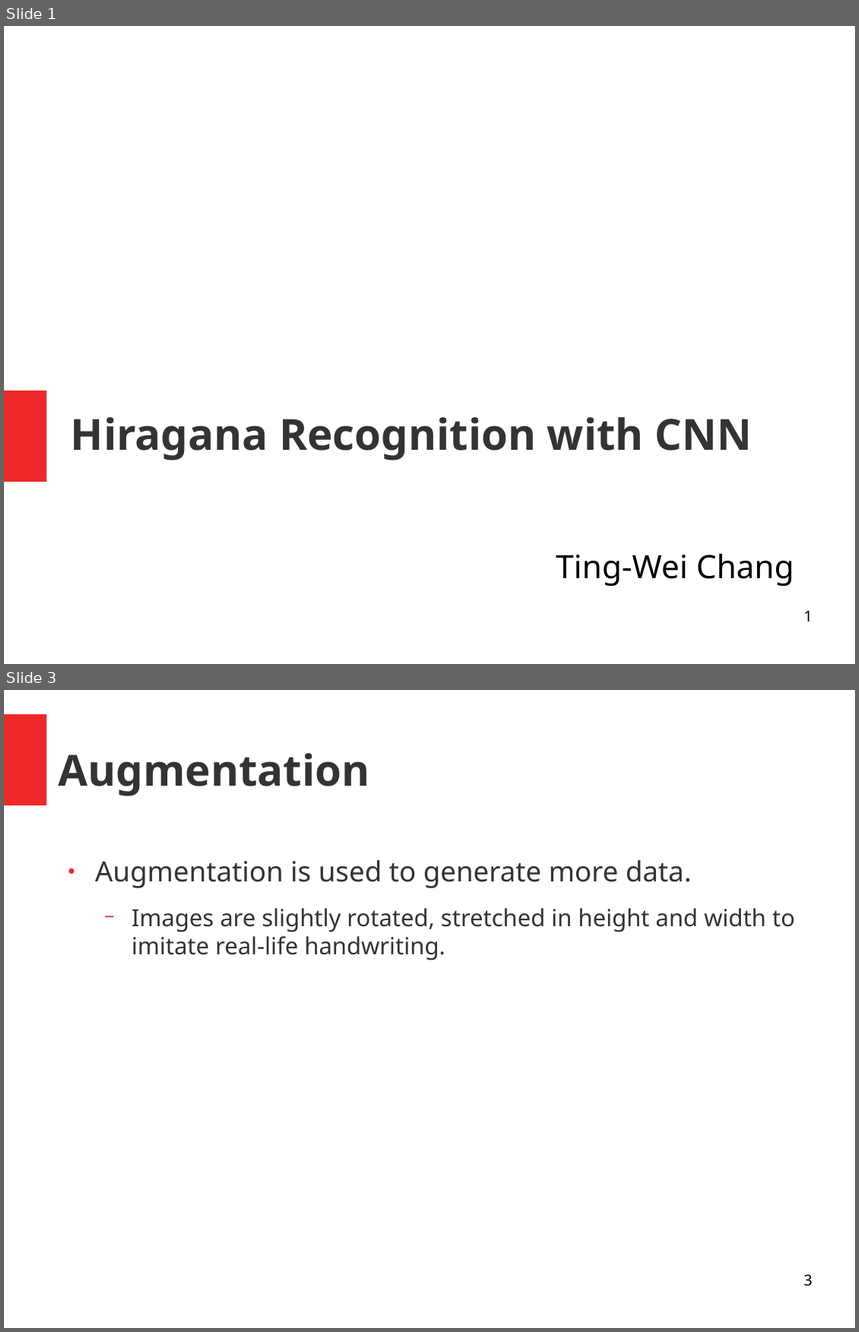
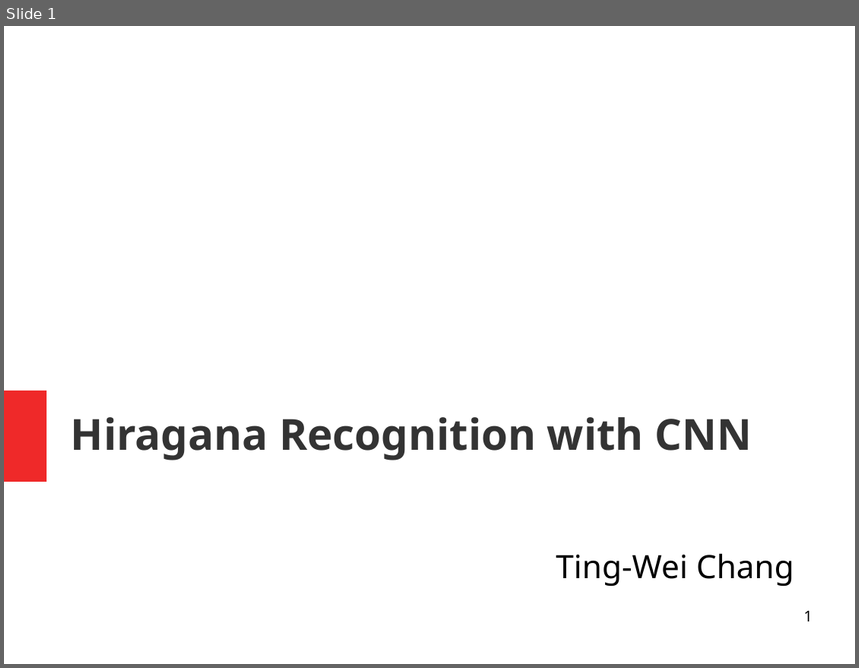
Before and after one commit to tim840818/nihongo_recognition, a slide deck: Hiragana-Recognition.odp. Shown one above the other, each under a label of ours: slides 1 and 3 before the commit, slide 1 after it; the slides between them are not shown. The pictures are 859x1332 and 859x668 pixels, drawn with LibreOffice and Linux fonts; fonts in the diff are those of the drawing. Boxes give left, top, right and bottom in pixels: in the first picture for what was removed or moved away, otherwise in the second. Text is boxed around its words. In the diff, an @@ line names an element or a change of style, - is before the commit and + after.

```diff
--- a/Hiragana-Recognition.odp
+++ b/Hiragana-Recognition.odp
@@ slide 3 removed at (4,690,855,1328), background #FFFFFF @@
@@ rectangle removed at (4,714,47,805) @@
@@ title removed at (59,753,370,796) @@
-Augmentation
@@ text removed at (95,860,795,961) @@
-● Augmentation is used to generate more data.
-  − Images are slightly rotated, stretched in height and width to imitate real-life handwriting.
@@ page number removed at (804,1274,813,1287) @@
-3
```
Also in this commit, not shown: 1 slide changed, 6 slides added, 2 other slides removed, 3 other files.
